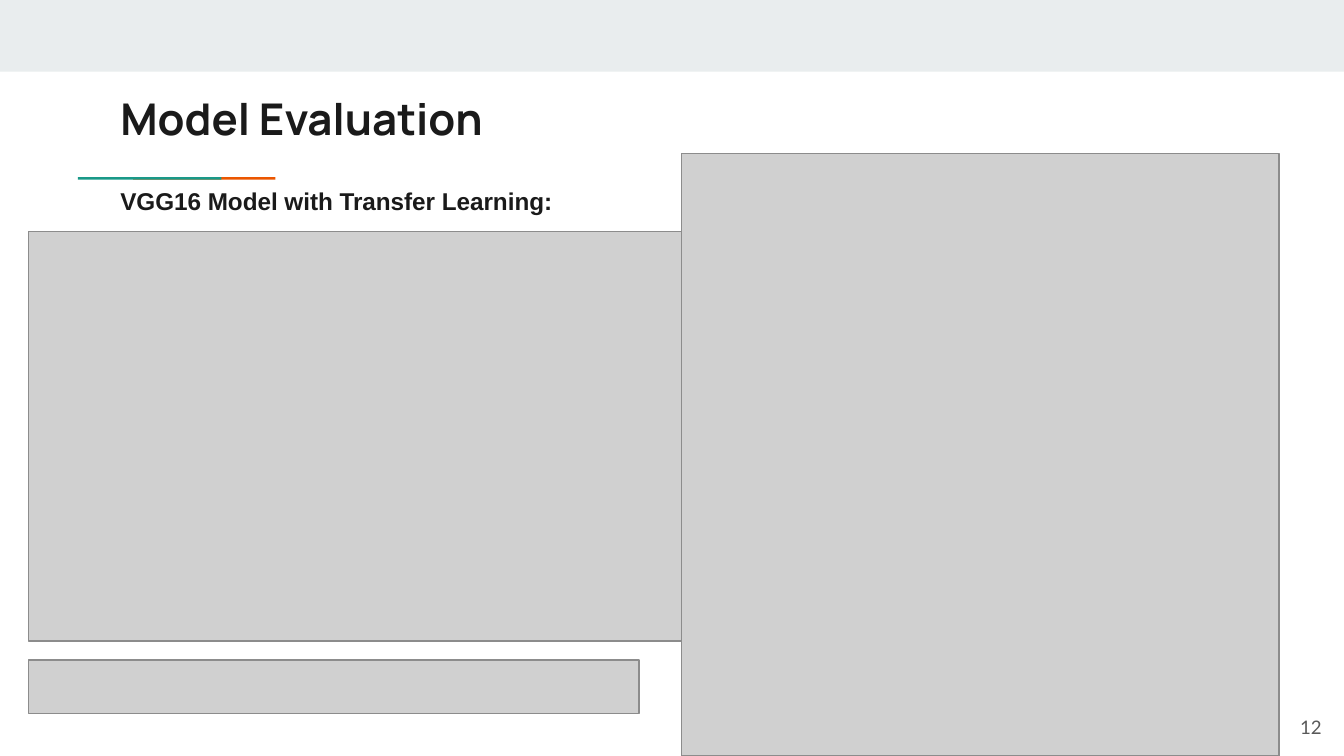
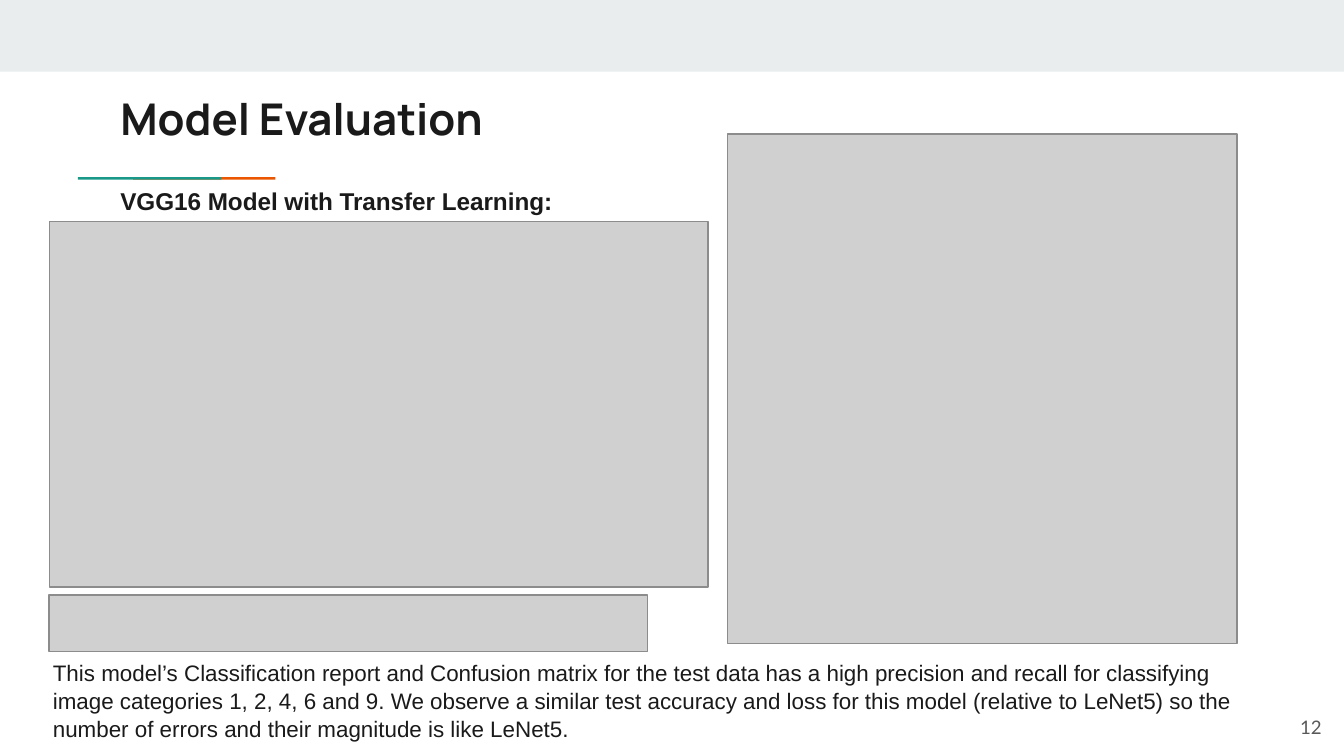
Before and after one commit to vamshig21/Machine-Learning-Predictive-Analytics-Project, a slide deck: slide 12 of Presentation_project_Image_Classification_vg.pptx. Drawn at 1344x756 pixels with LibreOffice and Linux fonts; fonts in the diff are those of the drawing; grey boxes stand for pictures. Boxes give left, top, right and bottom in pixels: in the first picture for what was removed or moved away, otherwise in the second. Text is boxed around its words. In the diff, an @@ line names an element or a change of style, - is before the commit and + after.

```diff
--- a/Presentation_project_Image_Classification_vg.pptx
+++ b/Presentation_project_Image_Classification_vg.pptx
@@ picture: place and size @@
-picture at <box>681,153,1278,755</box>
+picture at <box>727,134,1236,644</box>
@@ picture: place and size @@
-picture at <box>28,231,685,641</box>
+picture at <box>50,222,708,587</box>
@@ picture added at <box>50,595,648,652</box> @@
@@ picture removed at <box>28,660,638,714</box> @@
@@ text added at <box>53,664,1230,742</box>, 12 pt, text #1A1A1A @@
+This model’s Classification report and Confusion matrix for the test data has a high precision and recall for classifying image categories 1, 2, 4, 6 and 9. We observe a similar test accuracy and loss for this model (relative to LeNet5) so the number of errors and their magnitude is like LeNet5.
```
Also in this commit, not shown: 11 other slides changed.
